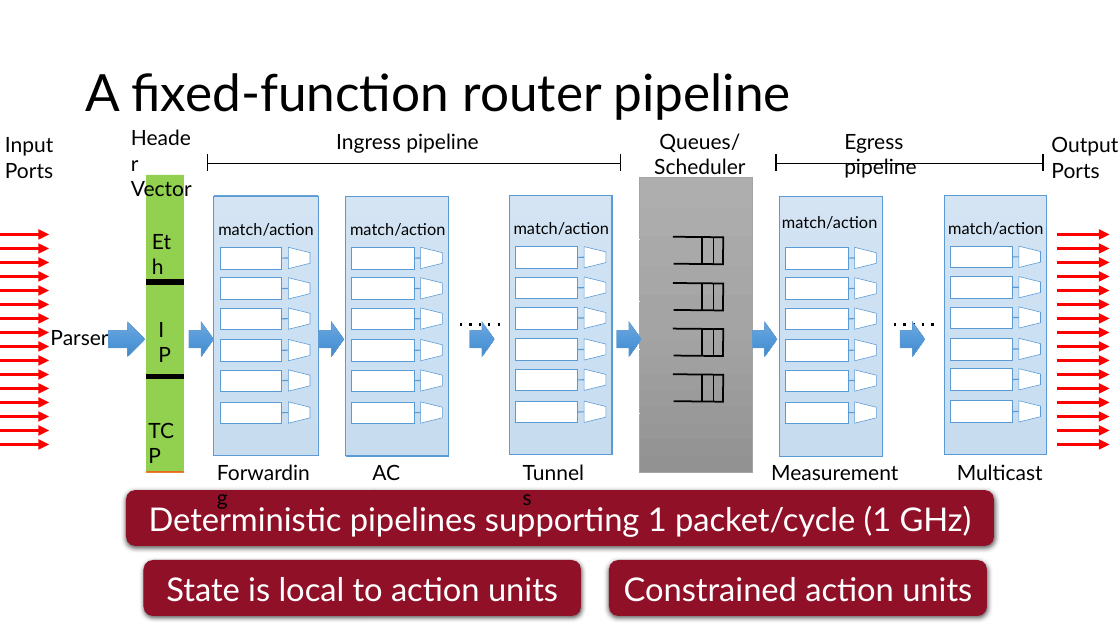
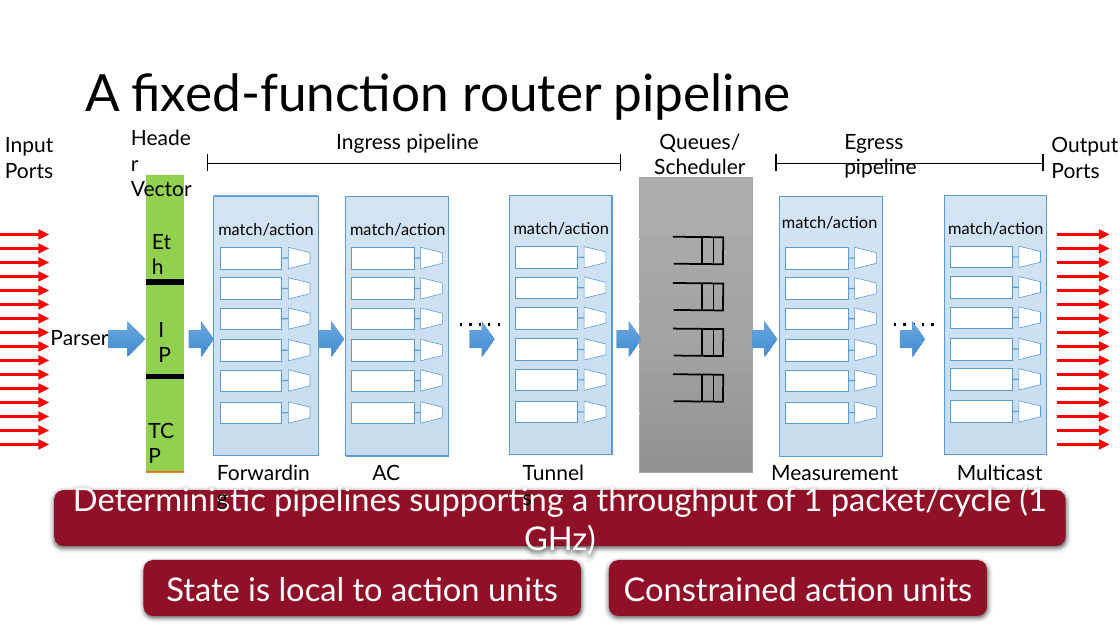
Before and after one commit to anirudhSK/pifo-domino-marple-ppts, a slide deck: slide 8 of uw_talk.pptx. Drawn at 1120x630 pixels with LibreOffice and Linux fonts; fonts in the diff are those of the drawing. Boxes give left, top, right and bottom in pixels: in the first picture for what was removed or moved away, otherwise in the second. Text is boxed around its words. In the diff, an @@ line names an element or a change of style, - is before the commit and + after.

```diff
--- a/uw_talk.pptx
+++ b/uw_talk.pptx
@@ rounded rectangle "Deterministic pipelines supporting a throughput ...": place and size @@
-rounded rectangle "Deterministic pipelines supporting a throughput ..." at bbox=[126, 490, 994, 546]
+rounded rectangle "Deterministic pipelines supporting a throughput ..." at bbox=[55, 490, 1066, 546]
@@ text in rounded rectangle at bbox=[73, 482, 1047, 556]: text changed @@
-Deterministic pipelines supporting 1 packet/cycle (1 GHz)
+Deterministic pipelines supporting a throughput of 1 packet/cycle (1 GHz)
```
Also in this commit, not shown: 13 other slides changed, 1 slide added.
